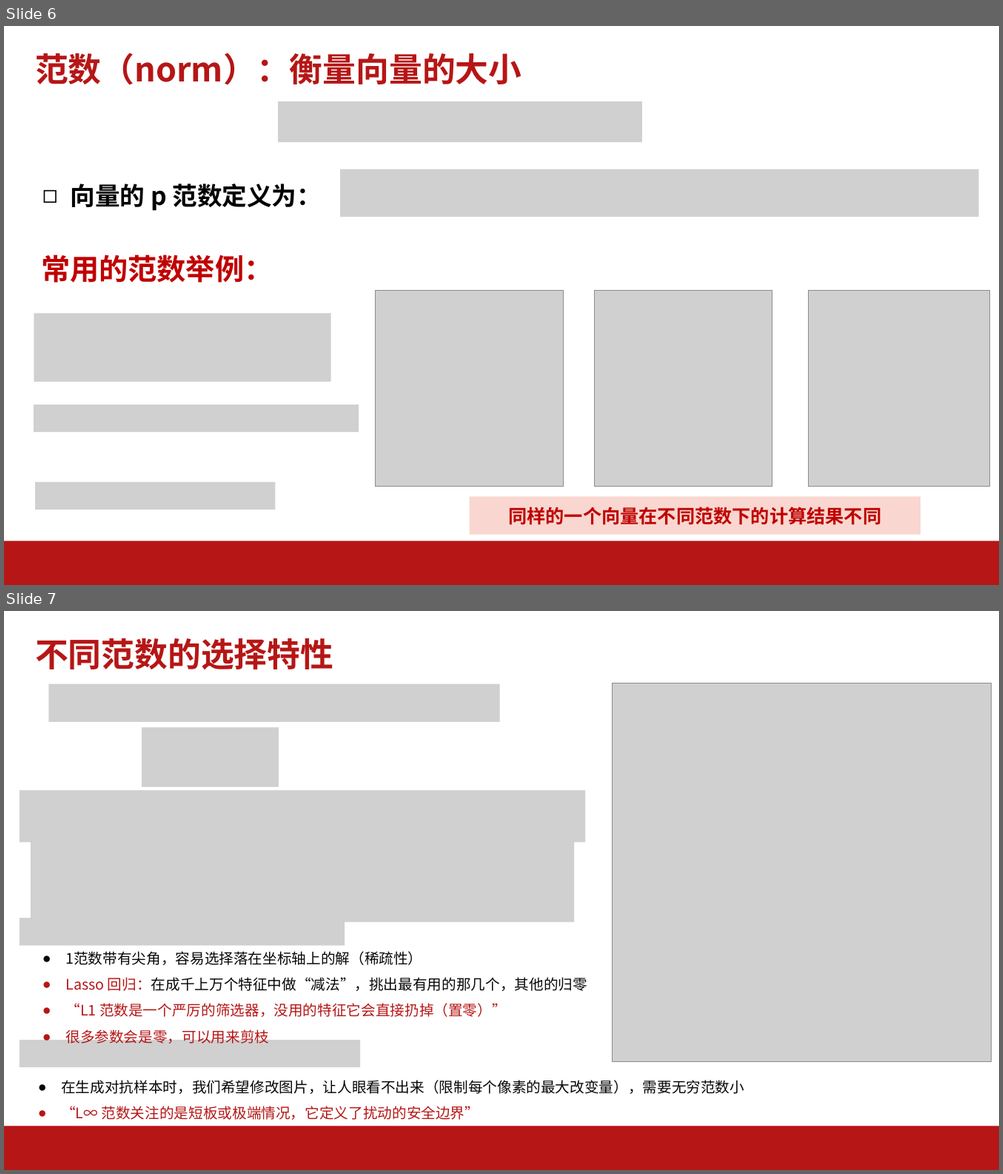
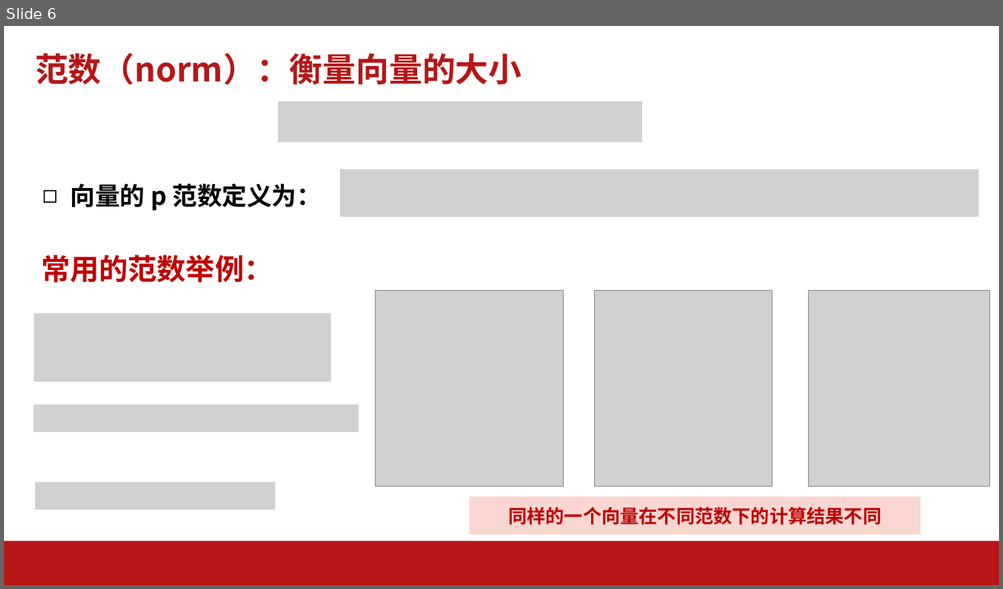
Before and after one commit to AI-Basic-Education/SJTU-Undergraduate-AI-basis, a slide deck: PPT/第3-4节-AI数学基础.pptx. Shown one above the other, each under a label of ours: slides 6 and 7 before the commit, slide 6 after it. The pictures are 1003x1174 and 1003x589 pixels, drawn with LibreOffice and Linux fonts; fonts in the diff are those of the drawing; grey boxes stand for pictures; background and template pictures are left out. Boxes give left, top, right and bottom in pixels: in the first picture for what was removed or moved away, otherwise in the second. Text is boxed around its words. In the diff, an @@ line names an element or a change of style, - is before the commit and + after.

```diff
--- a/PPT/第3-4节-AI数学基础.pptx
+++ b/PPT/第3-4节-AI数学基础.pptx
@@ slide 7 removed at (x1=4, y1=611, x2=999, y2=1170), background #FFFFFF; not listed: 1 template element that a slide beside it also shows @@
@@ title removed at (x1=35, y1=638, x2=333, y2=669) @@
-不同范数的选择特性
@@ picture removed at (x1=48, y1=684, x2=500, y2=722) @@
@@ picture removed at (x1=612, y1=684, x2=991, y2=1062) @@
@@ picture removed at (x1=142, y1=727, x2=279, y2=787) @@
@@ picture removed at (x1=20, y1=791, x2=585, y2=843) @@
@@ picture removed at (x1=31, y1=811, x2=574, y2=922) @@
@@ picture removed at (x1=20, y1=918, x2=345, y2=946) @@
@@ text removed at (x1=65, y1=951, x2=587, y2=1044) @@
-● 1范数带有尖角，容易选择落在坐标轴上的解（稀疏性）
-● Lasso 回归：在成千上万个特征中做“减法”，挑出最有用的那几个，其他的归零
-● “L1 范数是一个严厉的筛选器，没用的特征它会直接扔掉（置零）”
-● 很多参数会是零，可以用来剪枝
@@ picture removed at (x1=20, y1=1040, x2=360, y2=1068) @@
@@ text removed at (x1=61, y1=1080, x2=744, y2=1120) @@
-● 在生成对抗样本时，我们希望修改图片，让人眼看不出来（限制每个像素的最大改变量），需要无穷范数小
-● “L∞ 范数关注的是短板或极端情况，它定义了扰动的安全边界”
```
Also in this commit, not shown: 5 slides changed, 1 other slide removed, 24 other files.
